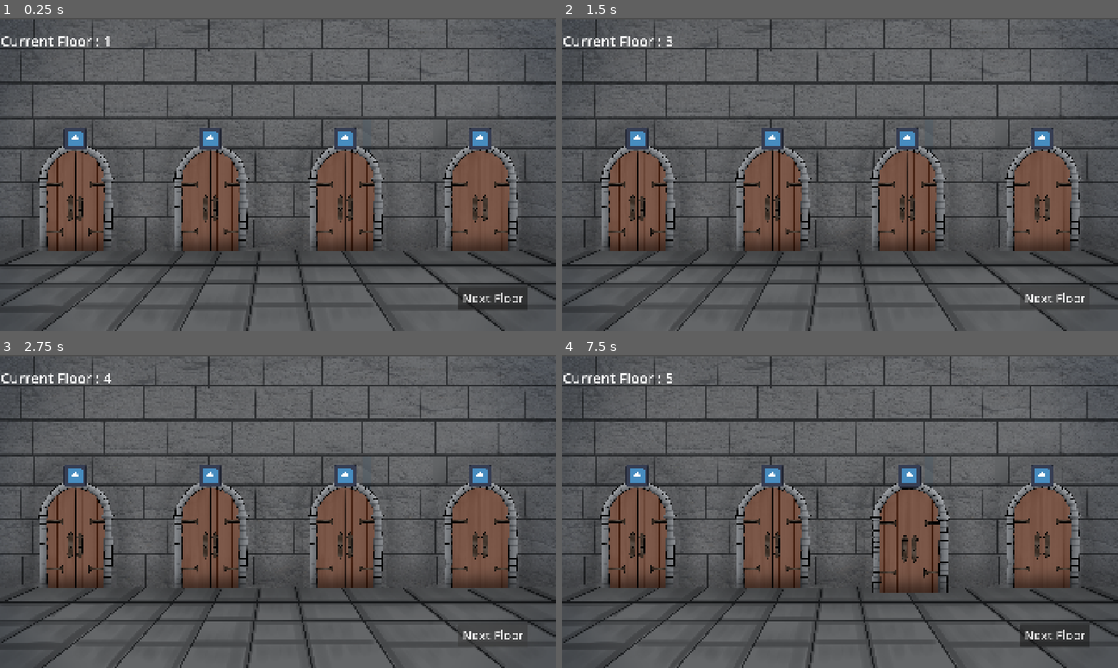
Above: before the commit, frames 1-4 (two rows, left to right).
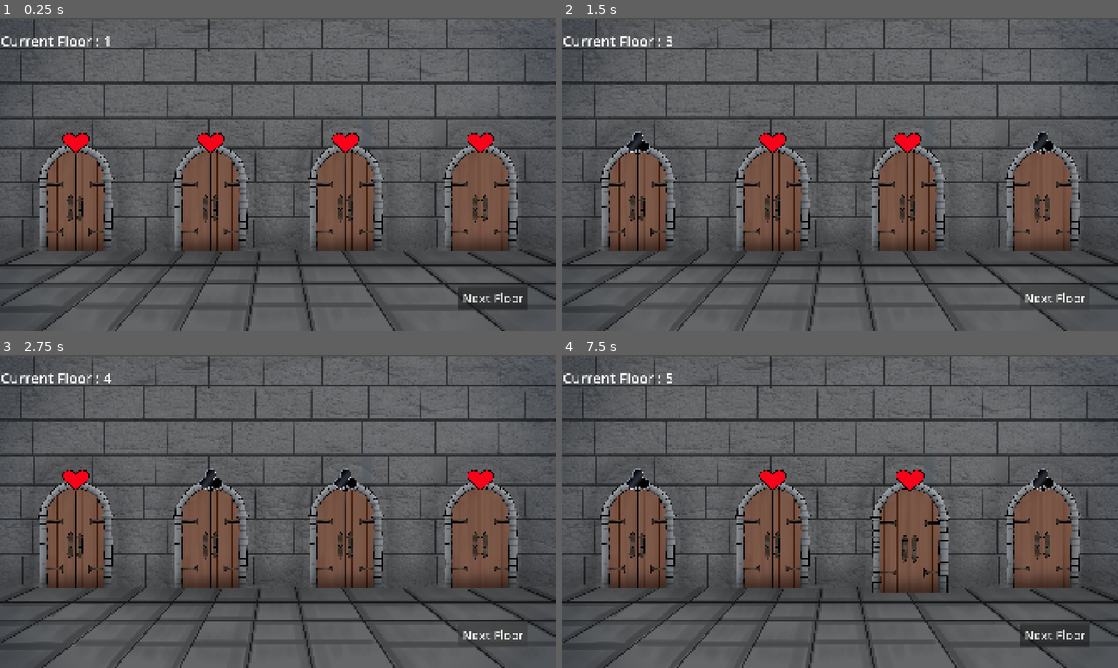
Above: after the commit, the same moments.

Repository: GanisAD/SCOUNDREL-COMPFEST-18-IGI
Game: Godot game, scene res://Scene/explore.tscn
Same seed, same stepped clock (60 frames per second), same inputs: the game is played once before the commit and once after it. The engine's default icon, where the game draws it, is replaced by a stand-in: a white triangle on a blue panel in a dark square.
Inputs (mouse positions are in pixels of both pictures, inside the frame that each line leads up to):
- Up to frame 1 (0.25 s): no input
- Up to frame 2 (1.5 s): click "Next Floor" at 0.5 s; click "Next Floor" at 1.25 s
- Up to frame 3 (2.75 s): click "Next Floor" at 2 s
- Up to frame 4 (7.5 s): tap Enter at 2.75, 5.75 s; drag from (578, 480) to (895, 442) at 2.77 s; click "Forfeit" at 3.5 s; tap Space at 4.25, 7.25 s; drag from (717, 480) to (812, 574) at 4.27 s; click "Forfeit" at 5 s; move the mouse to (851, 480) at 5.77 s; press the mouse at (851, 480) at 5.78 s; release the mouse at (851, 480) at 6.5 s; click "Forfeit" at 6.5 s; drag from (984, 480) to (673, 464) at 7.27 s

The runs differ from the first frame. In frame 1, 1.2% of the frame differs, in the area x 11-89%, y 35-44%; in frame 2, 1.2%; in frame 3, 1.2%; in frame 4, 1.2%.

Commit message:
Fixing door Icon and dungeon_manager active door memorization

Diff:
--- a/Scene/Components/Door.tscn
+++ b/Scene/Components/Door.tscn
@@ -2,10 +2,10 @@
 
 [ext_resource type="Script" uid="uid://clwsydhwm8ahp" path="res://Script/Exploration/door.gd" id="1_n0ia5"]
 [ext_resource type="Script" uid="uid://dyf4igi785lr7" path="res://Script/Exploration/Room/room_data.gd" id="2_q8uni"]
-[ext_resource type="Texture2D" uid="uid://40im08ubt0ik" path="res://icon.svg" id="2_wor5m"]
 [ext_resource type="Resource" uid="uid://q4y4jmlebogg" path="res://Data/Room/club.tres" id="3_dtdkr"]
 [ext_resource type="Resource" uid="uid://q08ausaafx2d" path="res://Data/Room/diamond.tres" id="4_ba50q"]
 [ext_resource type="Texture2D" uid="uid://cwg852pqbbfch" path="res://Resources/Door/door.png" id="5_q8uni"]
+[ext_resource type="Texture2D" uid="uid://hngv2s1a5g6y" path="res://Resources/Door/Clover .png" id="6_q8uni"]
 
 [node name="Door" type="Control" unique_id=1355465168]
 layout_mode = 3
@@ -23,9 +23,9 @@
 
 [node name="IconFrame" type="TextureRect" parent="." unique_id=2110281948]
 layout_mode = 0
-offset_left = 157.0
-offset_top = -29.0
-offset_right = 234.0
-offset_bottom = 48.0
-texture = ExtResource("2_wor5m")
+offset_left = 139.0
+offset_top = -16.0
+offset_right = 257.6755
+offset_bottom = 68.0
+texture = ExtResource("6_q8uni")
 expand_mode = 1
--- a/Script/Exploration/door.gd
+++ b/Script/Exploration/door.gd
@@ -6,8 +6,8 @@
 
 enum State { LOCKED, AVAILABLE, DISABLED }
 
-@export var icon_display: TextureRect
 @export var possible_rooms: Array[RoomData] = []
+@onready var icon_frame : TextureRect = $IconFrame
 
 var current_state: State = State.AVAILABLE
 var assigned_room_data: RoomData
@@ -18,14 +18,19 @@
 	mouse_exited.connect(_on_mouse_exited)
 	gui_input.connect(_on_gui_input)
 
-	generate_random_room()
+	# generate_random_room()
 
-func generate_random_room() -> void:
+func set_room_data(data: RoomData) -> void:
+	assigned_room_data = data
+	update_visual()
+
+func generate_random_room() -> RoomData:
 	if possible_rooms.is_empty():
 		return
+
 	assigned_room_data = possible_rooms.pick_random()
-	if icon_display and assigned_room_data:
-		icon_display.texture = assigned_room_data.room_icon
+	update_visual()
+	return assigned_room_data;
 
 func set_door_state(new_state: State) -> void:
 	current_state = new_state
@@ -46,11 +51,15 @@
 	if current_state == State.AVAILABLE:
 		create_tween().tween_property(self, "scale", Vector2.ONE, 0.1)
 
+
+func update_visual() -> void:
+	if icon_frame and assigned_room_data:
+		icon_frame.texture = assigned_room_data.room_icon
+
 func _on_gui_input(event: InputEvent) -> void:
 	if current_state != State.AVAILABLE:
 		return
 
 	if event is InputEventMouseButton and event.button_index == MOUSE_BUTTON_LEFT and event.pressed:
 		set_door_state(State.DISABLED)
-		# Panggil GameManager untuk langsung pindah scene sesuai RoomData pintu ini
-		GameManager.enter_room(assigned_room_data)
+		door_selected.emit(assigned_room_data)
--- a/Script/Exploration/dungeon_manager.gd
+++ b/Script/Exploration/dungeon_manager.gd
@@ -12,7 +12,27 @@
 	if elevator:
 		elevator.elevator_used.connect(_on_elevator_used)
 
+	for door in doors:
+		if door:
+			door.door_selected.connect(_on_door_selected)
+
 	update_floor_ui()
+	setup_doors_state()
+
+func setup_doors_state() -> void:
+	# Cek apakah GameManager sudah memiliki data pintu dari sebelum forfeit/battle
+	if GameManager.active_doors_data.size() == doors.size():
+		# Muat kembali state pintu sebelumnya (TIDAK DIACAK ULANG)
+		for i in range(doors.size()):
+			if doors[i]:
+				doors[i].set_room_data(GameManager.active_doors_data[i])
+	else:
+		# Jika belum ada data (awal lantai/game baru), acak semua pintu
+		reroll_all_doors()
+
+
+func _on_door_selected(selected_room: RoomData) -> void:
+	GameManager.enter_room(selected_room)
 
 func _on_elevator_used() -> void:
 
@@ -27,6 +47,8 @@
 		push_error("DungeonManager: floor_label TIDAK DITEMUKAN / NULL!")
 
 func reroll_all_doors() -> void:
+	GameManager.active_doors_data.clear()
 	for door in doors:
 		if door:
-			door.generate_random_room()
+			var new_room = door.generate_random_room()
+			GameManager.active_doors_data.append(new_room)
--- a/Script/Game_System/game_manager.gd
+++ b/Script/Game_System/game_manager.gd
@@ -7,7 +7,13 @@
 var max_hp: int = 100
 var player_gold: int = 0
 
+
+# --- DATA PINTU YANG AKTIF ---
+
+var active_doors_data: Array[RoomData] = []
+
 # --- DATA RUANGAN AKTIF ---
+
 var current_room_data: RoomData = null
 
 
@@ -16,6 +22,7 @@
 ## Dipanggil saat memulai permainan/run baru dari awal
 func start_new_run() -> void:
 	current_floor = 1
+	active_doors_data.clear()
 	player_hp = max_hp
 	player_gold = 0
 	current_room_data = null
